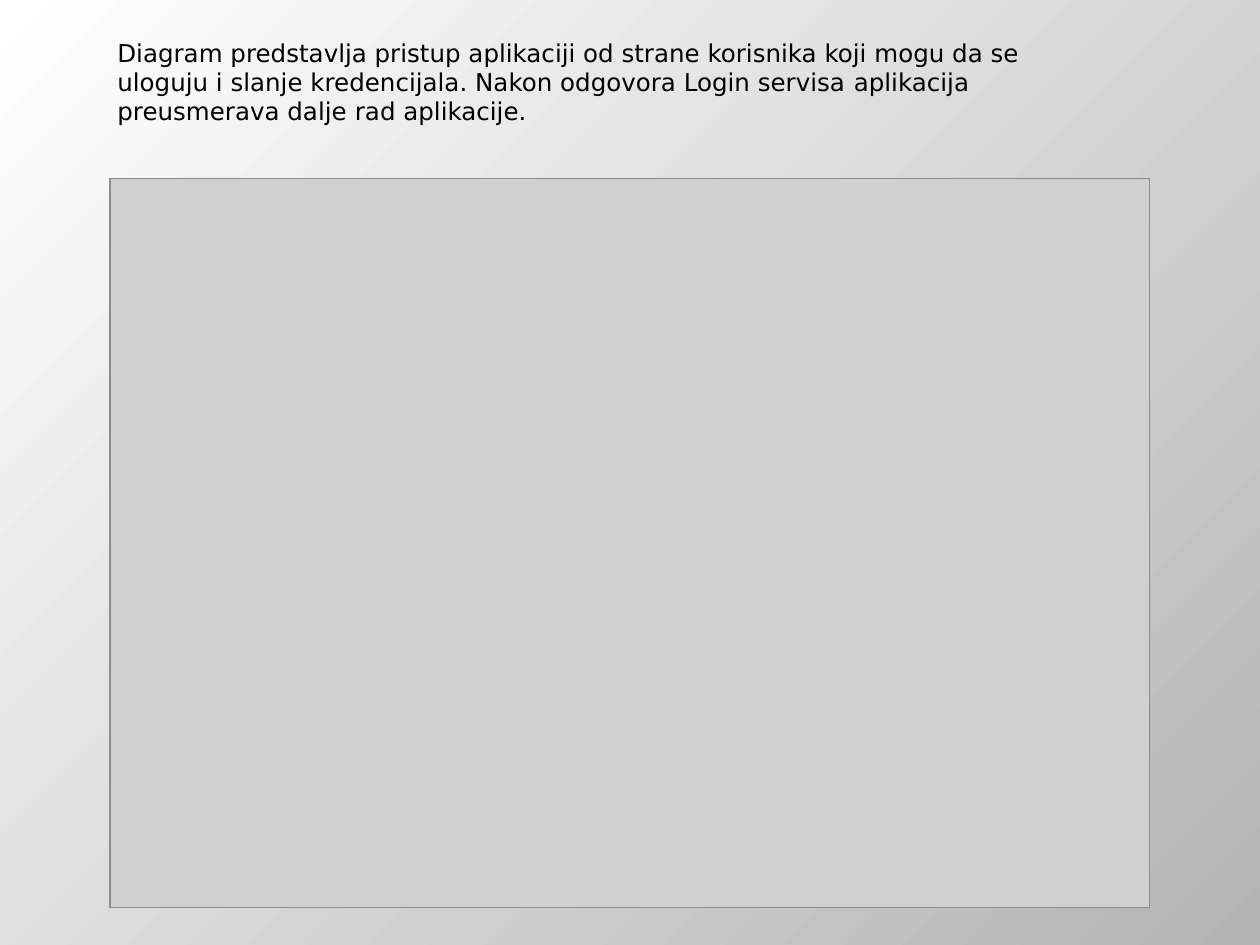
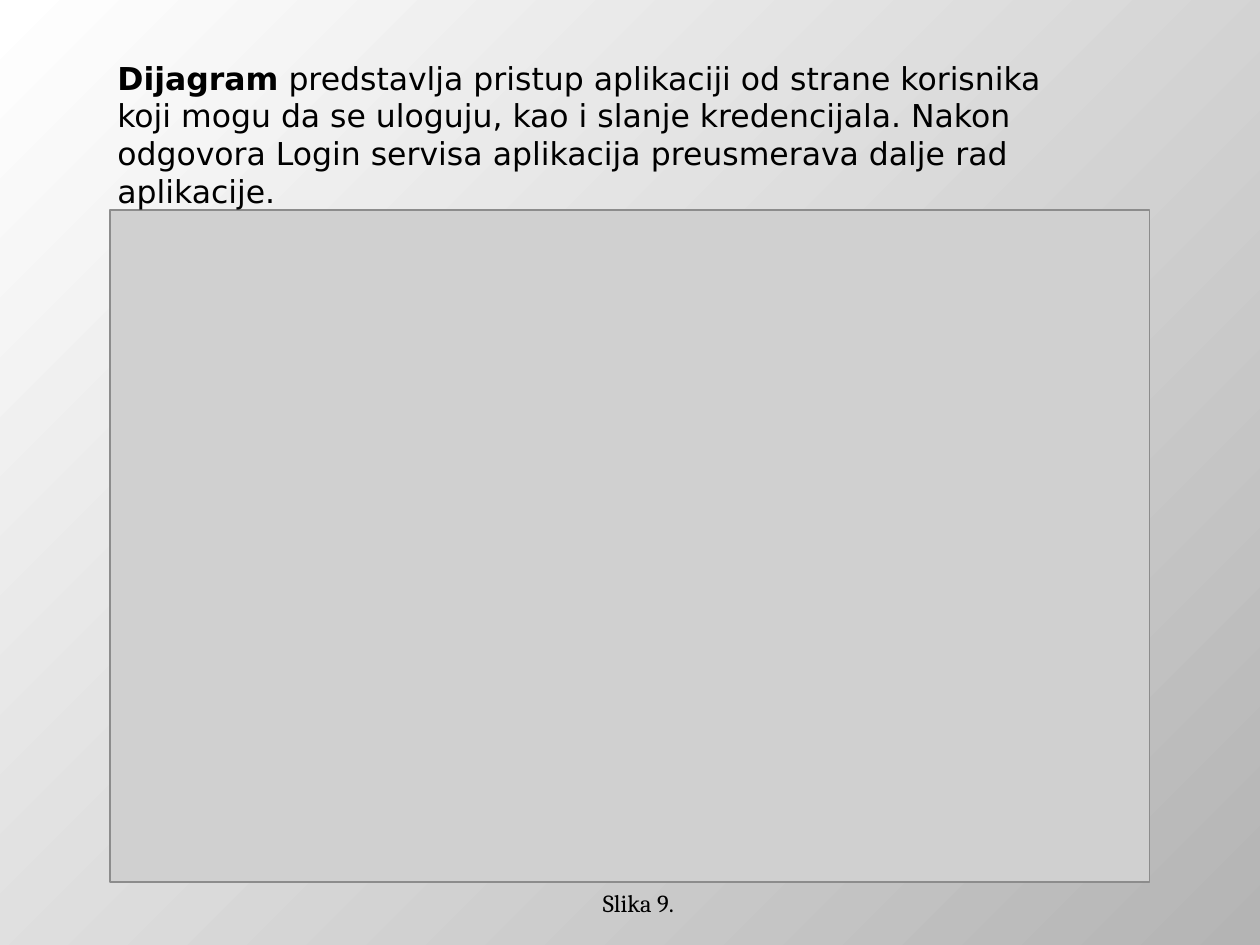
Before and after one commit to DejanUrosevic/XML-Projekat, a slide deck: slide 18 of Model Pretnji.pptx (slide 11 before the commit). Drawn at 1260x945 pixels with LibreOffice and Linux fonts; fonts in the diff are those of the drawing; grey boxes stand for pictures. Boxes give left, top, right and bottom in pixels: in the first picture for what was removed or moved away, otherwise in the second. Text is boxed around its words. In the diff, an @@ line names an element or a change of style, - is before the commit and + after.

Commit message:
Dodati Use-Case deo kao i Data Flow dijagrami u prezentaciju.

```diff
--- a/Model Pretnji.pptx
+++ b/Model Pretnji.pptx
@@ text at (117, 66, 1040, 210): text changed; size 14 to 18 pt @@
-Diagram predstavlja pristup aplikaciji od strane korisnika koji mogu da se uloguju i slanje kredencijala. Nakon odgovora Login servisa aplikacija preusmerava dalje rad aplikacije.
+Dijagram predstavlja pristup aplikaciji od strane korisnika koji mogu da se uloguju, kao i slanje kredencijala. Nakon odgovora Login servisa aplikacija preusmerava dalje rad aplikacije.
@@ picture: place and size @@
-picture at (110, 179, 1149, 908)
+picture at (110, 210, 1149, 882)
@@ text added at (603, 895, 674, 912), 14 pt, text #000000 @@
+Slika 9.
```
Also in this commit, not shown: 8 other slides changed, 9 slides added, 2 slides removed, 6 other files.
